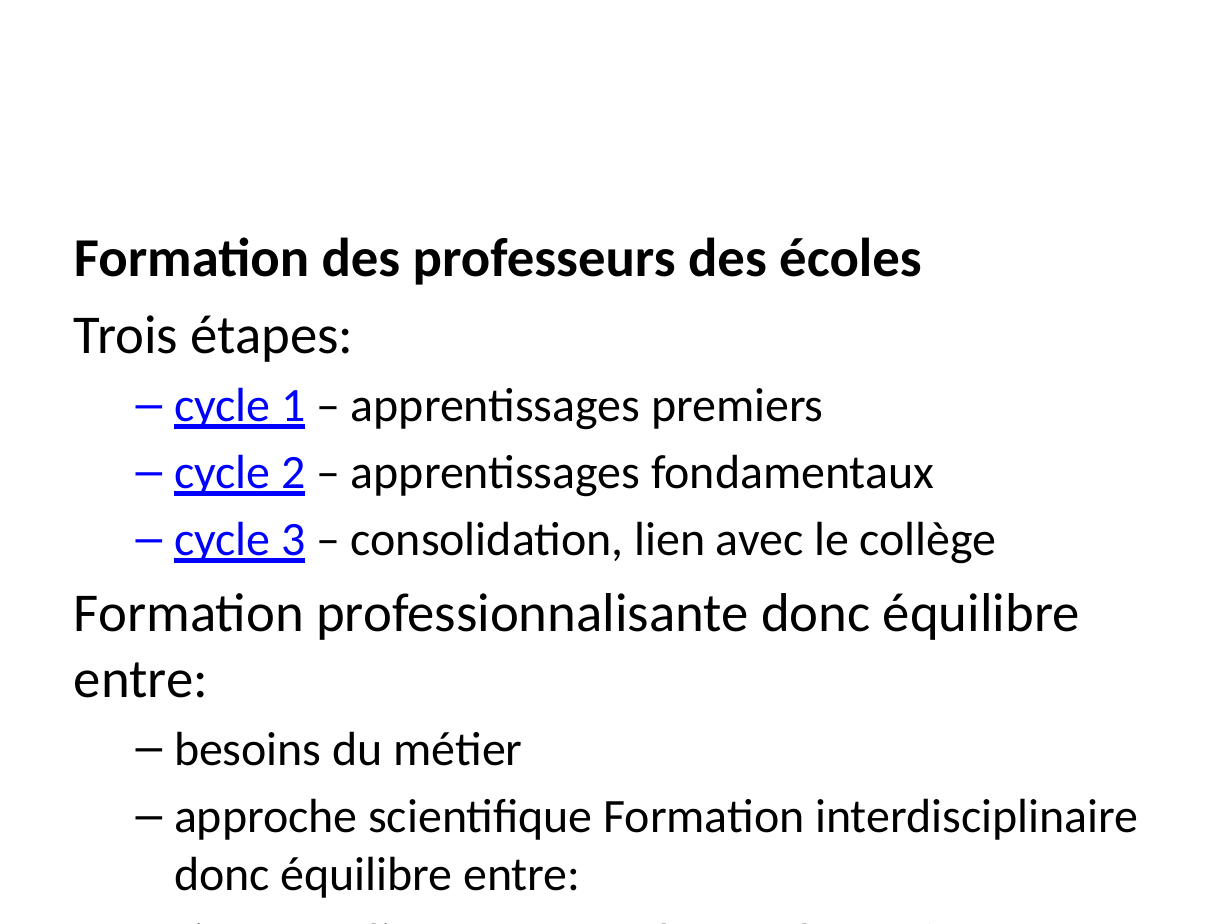
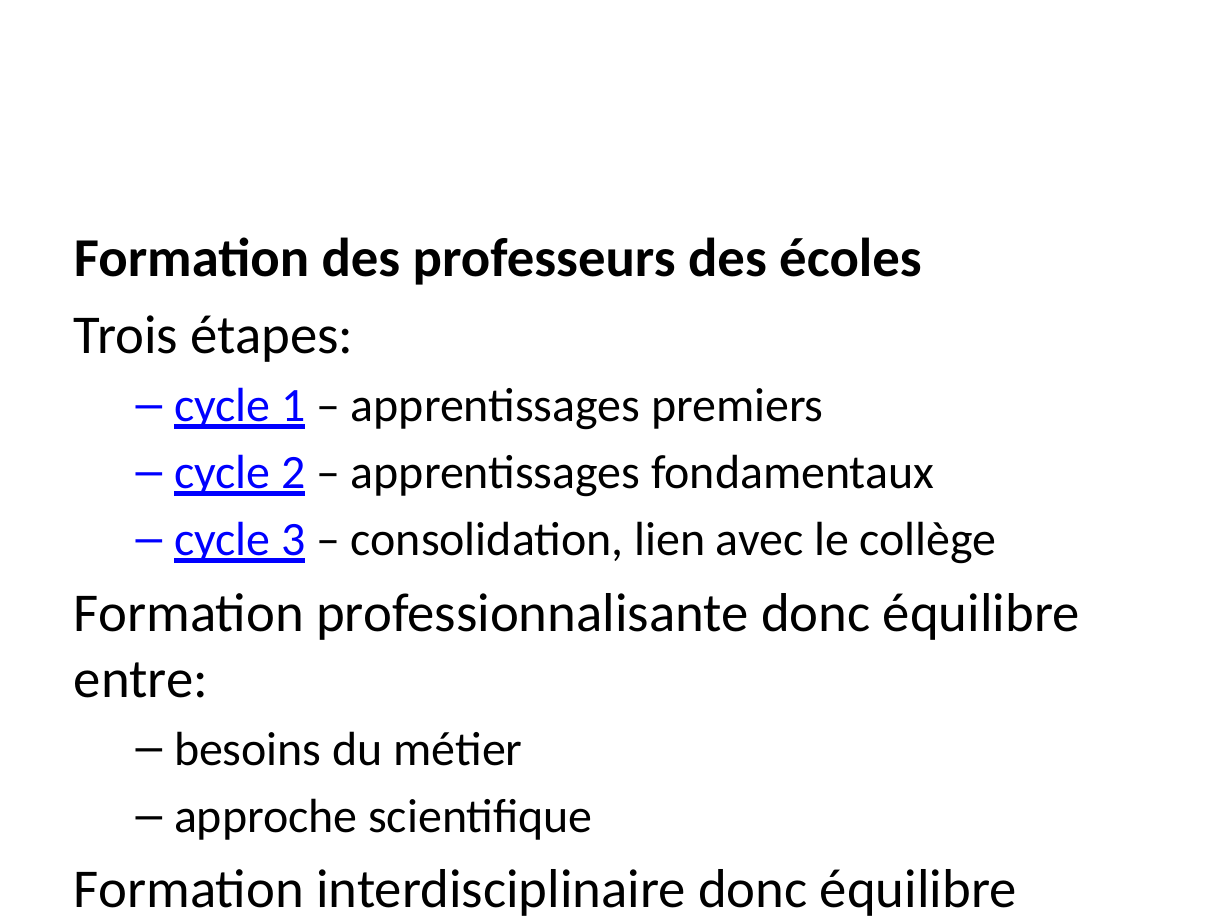
Before and after one commit to albamath/Marseille, a slide deck: slide 12 of 2020-06-01.pptx. Drawn at 1232x924 pixels with LibreOffice and Linux fonts; fonts in the diff are those of the drawing. Boxes give left, top, right and bottom in pixels: in the first picture for what was removed or moved away, otherwise in the second. Text is boxed around its words. In the diff, an @@ line names an element or a change of style, - is before the commit and + after.

```diff
--- a/2020-06-01.pptx
+++ b/2020-06-01.pptx
@@ text at bbox=[74, 798, 1017, 916]: text changed; size 28 to 32 pt @@
-  – approche scientifique Formation interdisciplinaire donc équilibre entre:
+  – approche scientifique
+Formation interdisciplinaire donc équilibre entre:
```
Also in this commit, not shown: 1 other slide changed, 5 other files.
